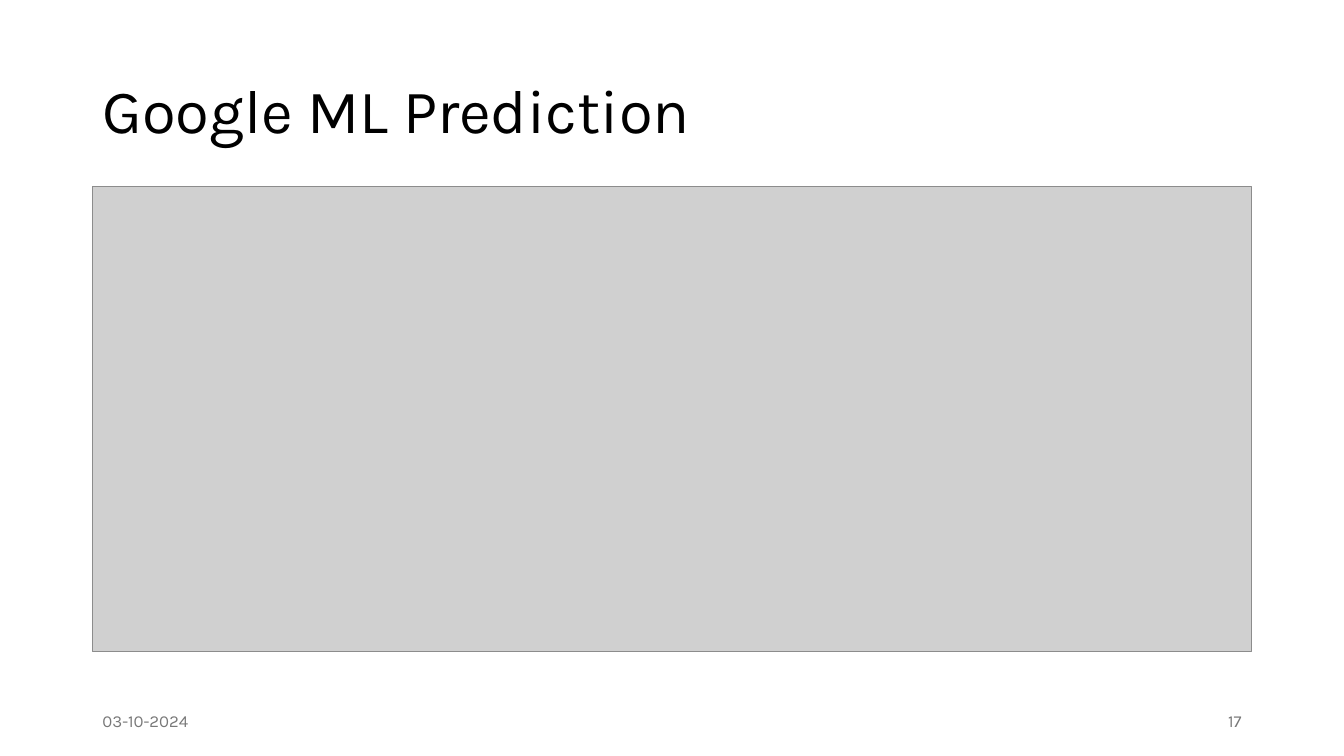
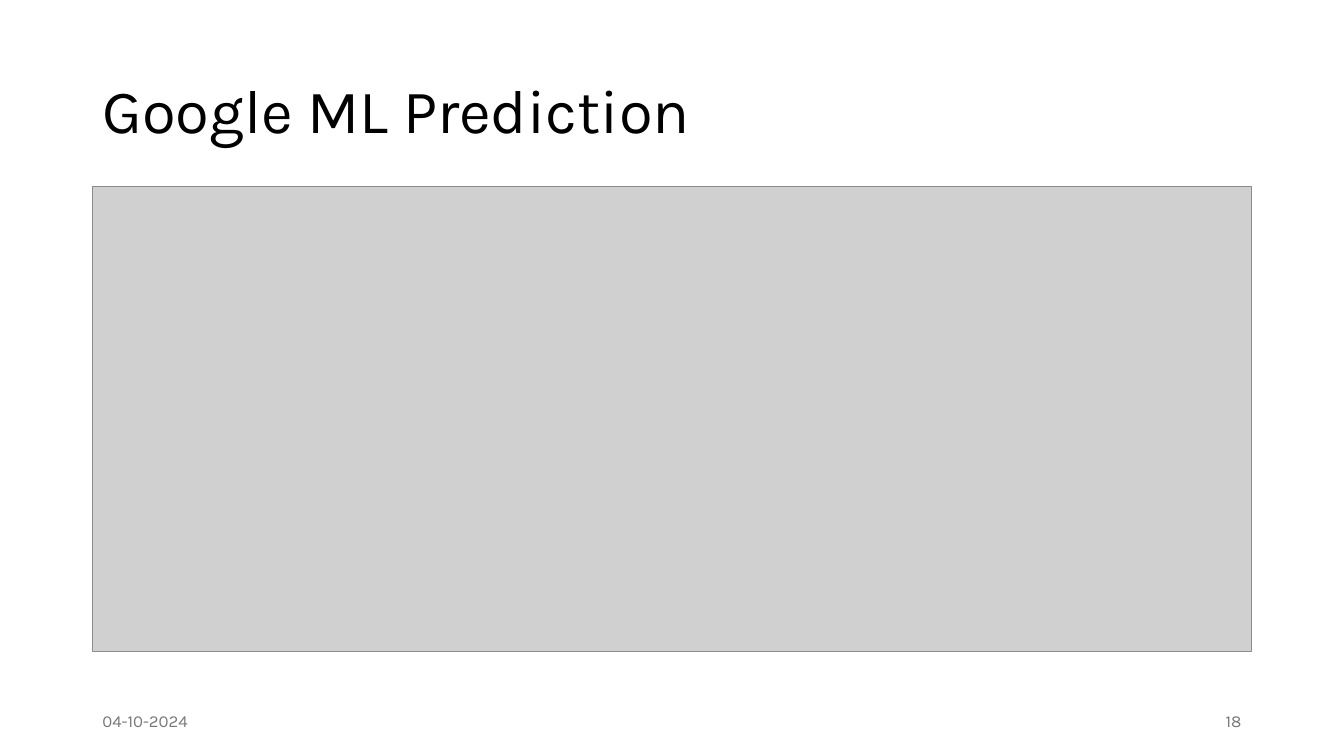
Before and after one commit to vanshaj9067/Stock-Market-Prediction, a slide deck: slide 18 of Documents/Minor Project Progress.pptx (slide 17 before the commit). Drawn at 1344x756 pixels with LibreOffice and Linux fonts; fonts in the diff are those of the drawing; grey boxes stand for pictures; background and template pictures are left out. Boxes give left, top, right and bottom in pixels: in the first picture for what was removed or moved away, otherwise in the second. Text is boxed around its words. In the diff, an @@ line names an element or a change of style, - is before the commit and + after.

```diff
--- a/Documents/Minor Project Progress.pptx
+++ b/Documents/Minor Project Progress.pptx
@@ text at [102,716,187,727]: text changed @@
-03-10-2024
+04-10-2024
@@ page number at [1226,716,1242,727]: text changed @@
-17
+18
```
Also in this commit, not shown: 18 other slides changed, 1 slide added, 1 other file.
